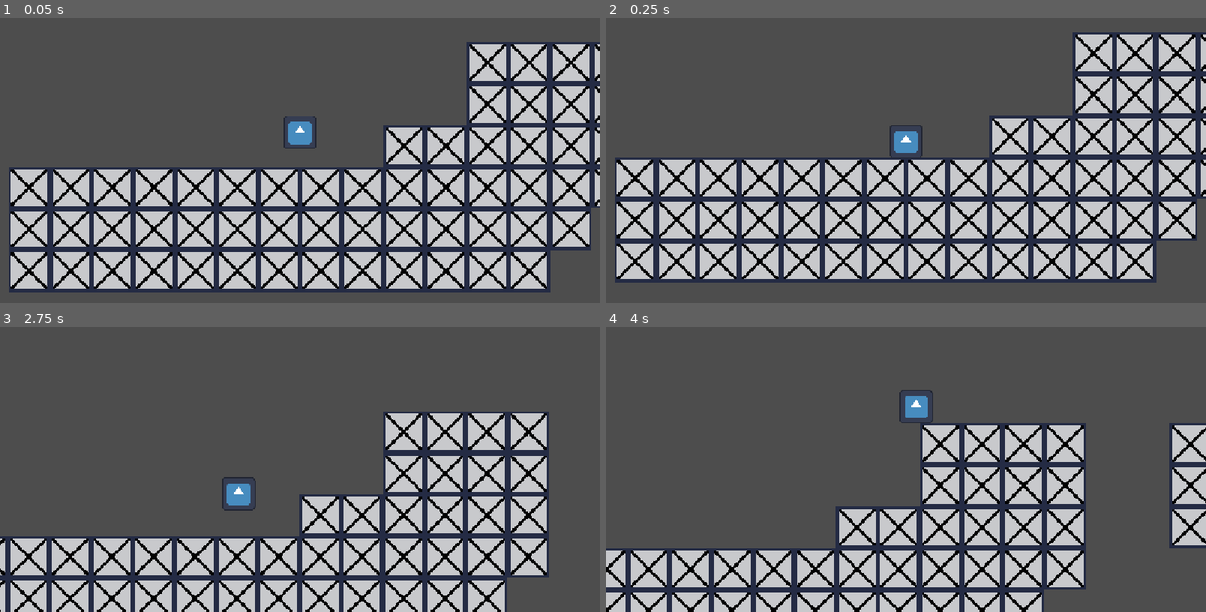
Above: before the commit, frames 1-4 (two rows, left to right).
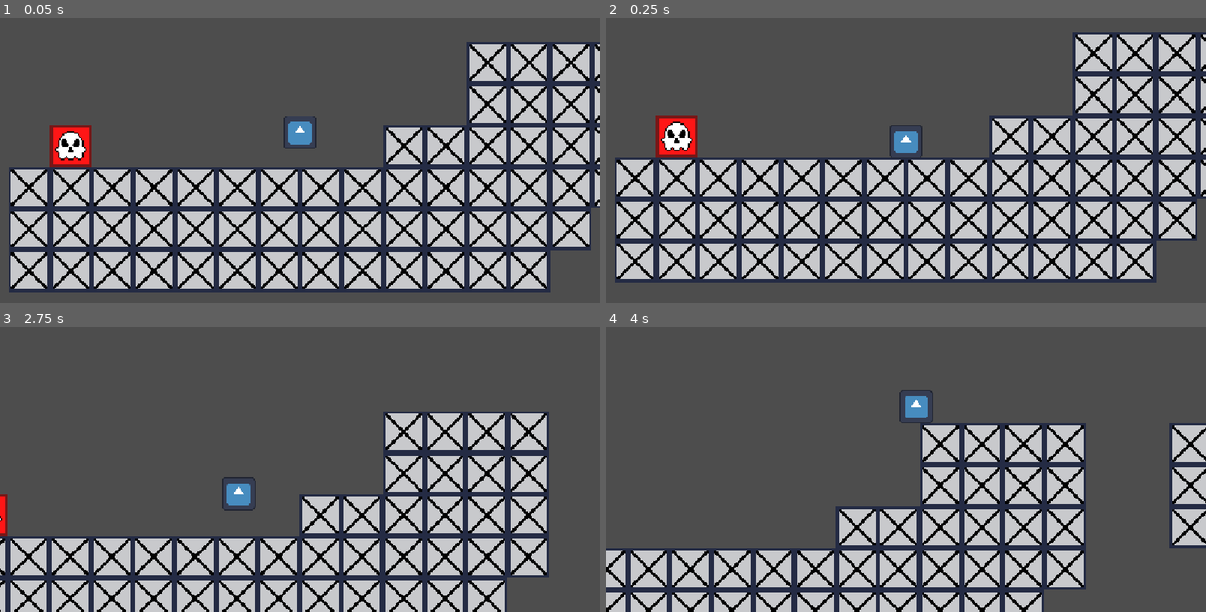
Above: after the commit, the same moments.

Repository: manninga-tech/Alex-M-Vinayak-A-Game-Project
Game: Godot game, scene res://scene/game.tscn
The game is run twice, just before and just after one commit, with the same random seed, the same clock (stepped at 60 frames per second) and the same inputs. The engine's default icon, where the game draws it, is replaced by a stand-in: a white triangle on a blue panel in a dark square.
Inputs:
- Up to frame 1 (0.05 s): no input
- Up to frame 2 (0.25 s): no input
- Up to frame 3 (2.75 s): hold Right (Right) 0.53-2.03 s; tap Shift (dash) at 0.6, 1.35, 2.1 s; tap W (Jump) at 0.77, 1.52 s; hold Left (Left) from 2.03 s (still down)
- Up to frame 4 (4 s): release Left (Left) at 2.78 s; hold Right (Right) from 2.78 s (still down); tap Shift (dash) at 2.85, 3.6 s; tap W (Jump) at 3.02, 3.77 s

The runs differ from the first frame. In frame 1, 1.0% of the frame differs, in the area x 8-16%, y 37-53%; in frame 2, 1.0%; in frame 3, 0.2%; in frame 4, nothing differs.

Commit message:
Added new texture tile sheet and obstacle

Diff:
--- a/new-game-project/project.godot
+++ b/new-game-project/project.godot
@@ -46,6 +46,11 @@
 ]
 }
 
+[layer_names]
+
+2d_physics/layer_1="Environment"
+2d_physics/layer_2="Obstacles"
+
 [physics]
 
 3d/physics_engine="Jolt Physics"
--- a/new-game-project/scene/basic_obstacle.tscn
+++ b/new-game-project/scene/basic_obstacle.tscn
@@ -5,7 +5,8 @@
 [sub_resource type="RectangleShape2D" id="RectangleShape2D_nq2aw"]
 size = Vector2(32, 32)
 
-[node name="Basic_obstacle" type="StaticBody2D" unique_id=1738416518]
+[node name="Basic_obstacle" type="Area2D" unique_id=1098445537]
+collision_layer = 2
 
 [node name="Sprite2D" type="Sprite2D" parent="." unique_id=1423915975]
 texture = ExtResource("1_r160p")
--- /dev/null
+++ b/new-game-project/scene/hurt_box.gd
@@ -0,0 +1,7 @@
+class_name HurtBox
+extends Area2D
+
+
+
+func _on_body_entered(body: Node2D) -> void:
+	pass # Replace with function body.
--- a/new-game-project/scene/level_test.tscn
+++ b/new-game-project/scene/level_test.tscn
@@ -1,6 +1,6 @@
 [gd_scene format=4 uid="uid://h1w45ueb2cp5"]
 
-[ext_resource type="Texture2D" uid="uid://d24pq0jiu8up0" path="res://asset/Placeholder tile.png" id="1_45imd"]
+[ext_resource type="Texture2D" uid="uid://ci3k30lgcp1yg" path="res://asset/Placeholder sprite sheet.png" id="1_45imd"]
 
 [sub_resource type="WorldBoundaryShape2D" id="WorldBoundaryShape2D_pborg"]
 
@@ -9,10 +9,14 @@
 0:0/size_in_atlas = Vector2i(2, 2)
 0:0/0 = 0
 0:0/0/physics_layer_0/polygon_0/points = PackedVector2Array(-16, -16, 16, -16, 16, 16, -16, 16)
+4:0/size_in_atlas = Vector2i(2, 2)
+4:0/0 = 0
+4:0/0/physics_layer_1/polygon_0/points = PackedVector2Array(-16, -16, 16, -16, 16, 16, -16, 16)
 
 [sub_resource type="TileSet" id="TileSet_nq2aw"]
 tile_size = Vector2i(32, 32)
 physics_layer_0/collision_layer = 1
+physics_layer_1/collision_layer = 2
 sources/0 = SubResource("TileSetAtlasSource_do7dg")
 
 [node name="Level_test" type="Node2D" unique_id=1047081921]
@@ -23,5 +27,5 @@
 shape = SubResource("WorldBoundaryShape2D_pborg")
 
 [node name="TileMapLayer" type="TileMapLayer" parent="." unique_id=585513088]
-tile_map_data = PackedByteArray("AAD8/wAAAAAAAAAAAAD8/wEAAAA …(19775 unchanged characters)… AAAAAAAACsAP3/AAAAAAAAAACsAP7/AAAAAAAAAAA=")
+tile_map_data = PackedByteArray("AAD8/wAAAAAAAAAAAAD8/wEAAAA …(19775 unchanged characters)… AAAAAAAACsAP3/AAAAAAAAAACsAP7/AAAAAAAAAAD6////AAAEAAAAAAA=")
 tile_set = SubResource("TileSet_nq2aw")
--- a/new-game-project/scene/player.tscn
+++ b/new-game-project/scene/player.tscn
@@ -2,8 +2,12 @@
 
 [ext_resource type="Script" uid="uid://dyinut40ngu8w" path="res://scripts/player.gd" id="1_hjaqi"]
 [ext_resource type="Texture2D" uid="uid://4q335xxs2p" path="res://asset/icon.svg" id="2_fvtld"]
+[ext_resource type="Script" uid="uid://br0id5mfpkpgw" path="res://scene/hurt_box.gd" id="3_fvtld"]
 
 [sub_resource type="CapsuleShape2D" id="CapsuleShape2D_nq2aw"]
+height = 24.0
+
+[sub_resource type="CapsuleShape2D" id="CapsuleShape2D_hjaqi"]
 height = 24.0
 
 [node name="Player" type="CharacterBody2D" unique_id=336442291]
@@ -30,7 +34,16 @@
 [node name="DashJumpPeriod" type="Timer" parent="." unique_id=1579920483]
 wait_time = 0.5
 
+[node name="HurtBox" type="Area2D" parent="." unique_id=804038601]
+collision_mask = 2
+script = ExtResource("3_fvtld")
+
+[node name="Hitbox_shape" type="CollisionShape2D" parent="HurtBox" unique_id=959635244]
+shape = SubResource("CapsuleShape2D_hjaqi")
+debug_color = Color(0.98363644, 0.081059374, 0.25565434, 0.41960785)
+
 [connection signal="timeout" from="DashDurationTimer" to="." method="_on_dashtimer_timeout"]
 [connection signal="timeout" from="DashDurationTimer" to="." method="_on_dash_duration_timer_timeout"]
 [connection signal="timeout" from="CooldownDash" to="." method="_on_cooldown_dash_timeout"]
 [connection signal="timeout" from="DashJumpPeriod" to="." method="_on_dash_jump_period_timeout"]
+[connection signal="body_entered" from="HurtBox" to="HurtBox" method="_on_body_entered"]
--- a/new-game-project/scripts/player.gd
+++ b/new-game-project/scripts/player.gd
@@ -84,3 +84,8 @@
 
 func _on_dash_jump_period_timeout() -> void:
 	can_dash_jump = false
+
+
+func _on_collision_hitbox_body_entered(body: Node2D) -> void:
+	if body.name == "basic_obstacle" or body.is_in_group("obstacle"):
+		print("Player entered obstacle")
Binary file added: new-game-project/asset/Placeholder sprite sheet.png
Not shown, added: new-game-project/scene/hurt_box.gd.uid
